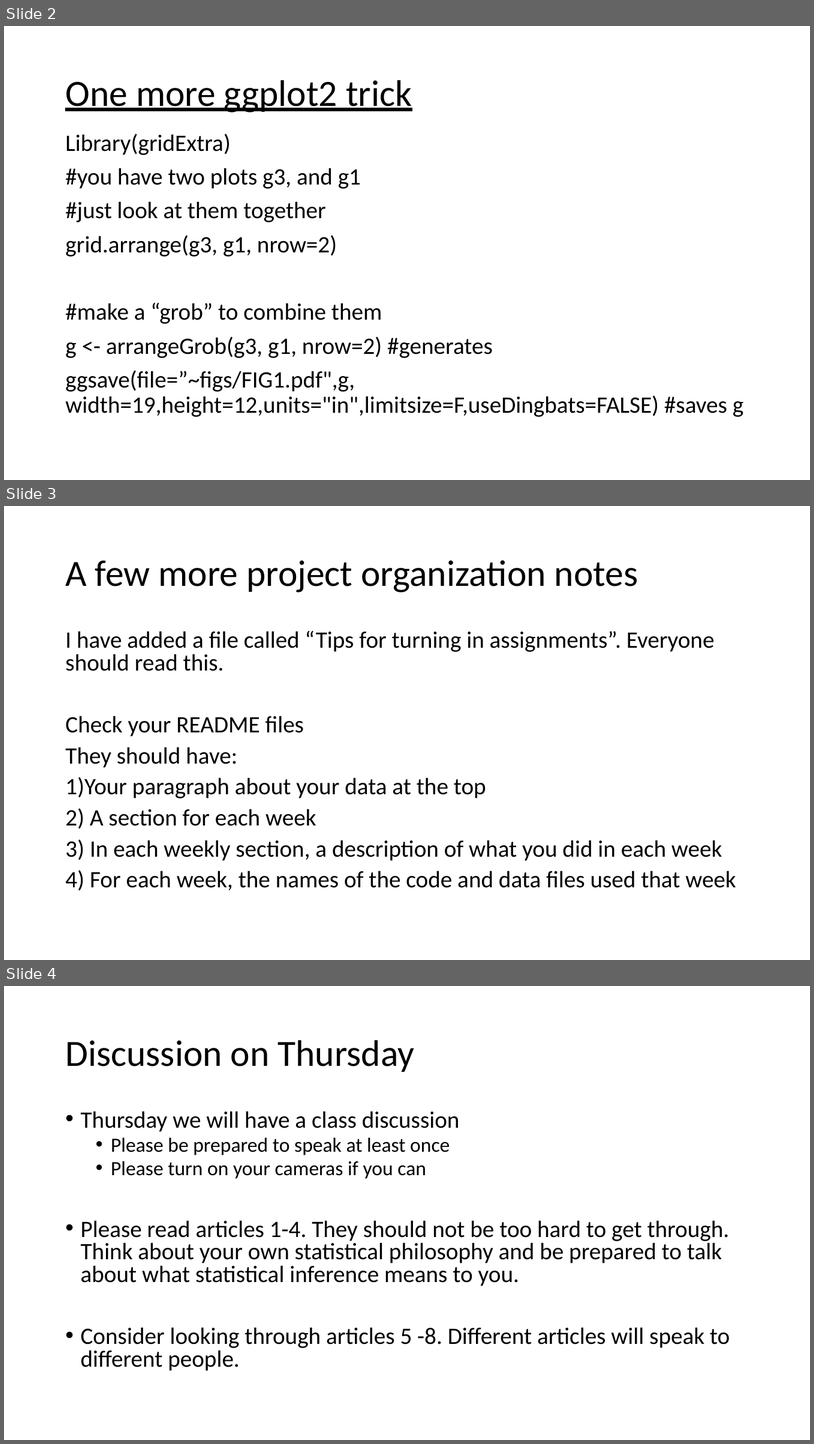
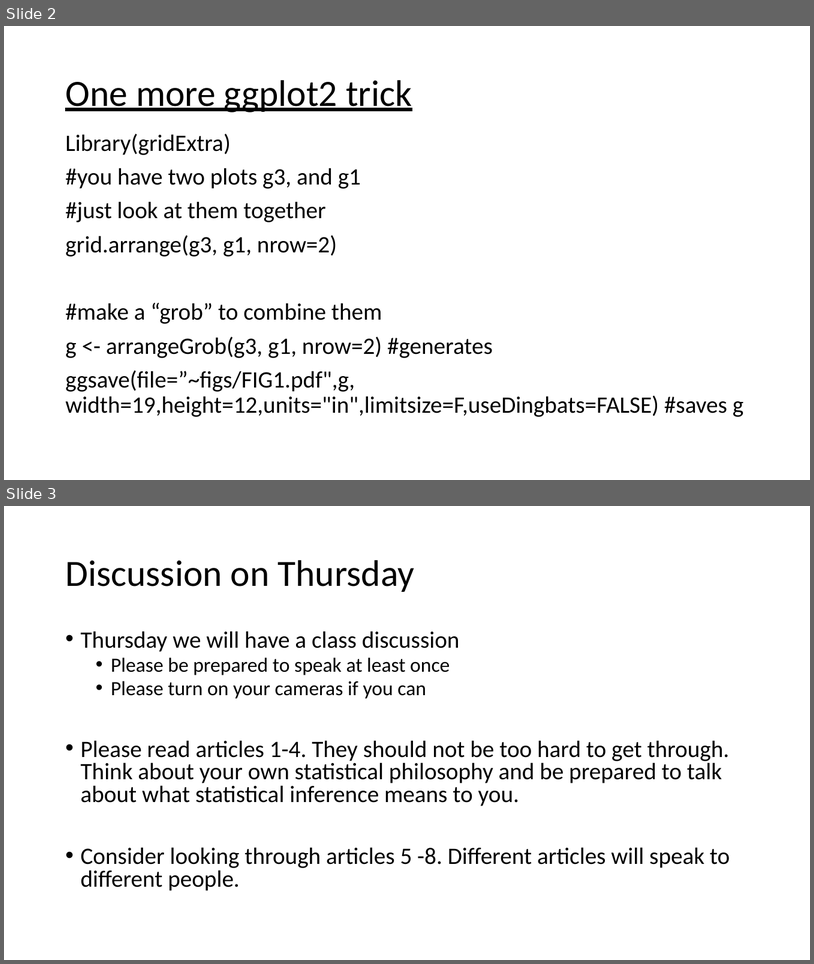
Before and after one commit to VTQuantMethodsEEB/klangwig, a slide deck: lectures/week_4_philosophy/le4_statistical_philosophy.pptx. Shown one above the other, each under a label of ours: slides 2, 3 and 4 before the commit, slides 2 and 3 after it. The pictures are 814x1444 and 814x964 pixels, drawn with LibreOffice and Linux fonts; fonts in the diff are those of the drawing. Boxes give left, top, right and bottom in pixels: in the first picture for what was removed or moved away, otherwise in the second. Text is boxed around its words. In the diff, an @@ line names an element or a change of style, - is before the commit and + after.

```diff
--- a/lectures/week_4_philosophy/le4_statistical_philosophy.pptx
+++ b/lectures/week_4_philosophy/le4_statistical_philosophy.pptx
@@ slide 3 removed at box(4, 506, 810, 960), background #FFFFFF @@
@@ title removed at box(65, 560, 638, 592) @@
-A few more project organization notes
@@ text removed at box(65, 631, 736, 890) @@
-I have added a file called “Tips for turning in assignments”. Everyone should read this.
-Check your README files
-They should have:
-1)Your paragraph about your data at the top
-2) A section for each week
-3) In each weekly section, a description of what you did in each week
-4) For each week, the names of the code and data files used that week
@@ what was slide 4 is now slide 3 @@
```
Also in this commit, not shown: 1 slide changed, 1 other slide removed, 39 other files.
